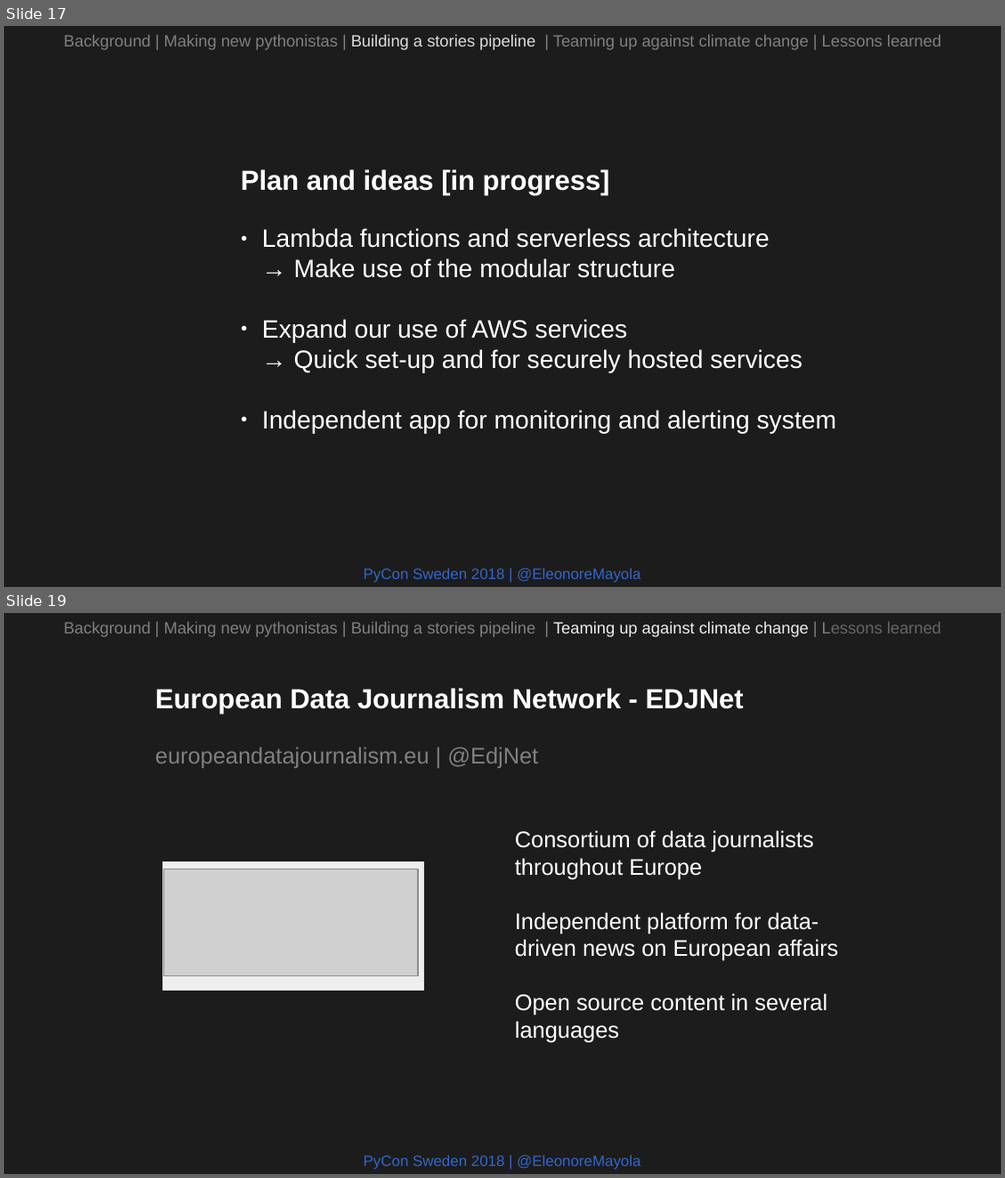
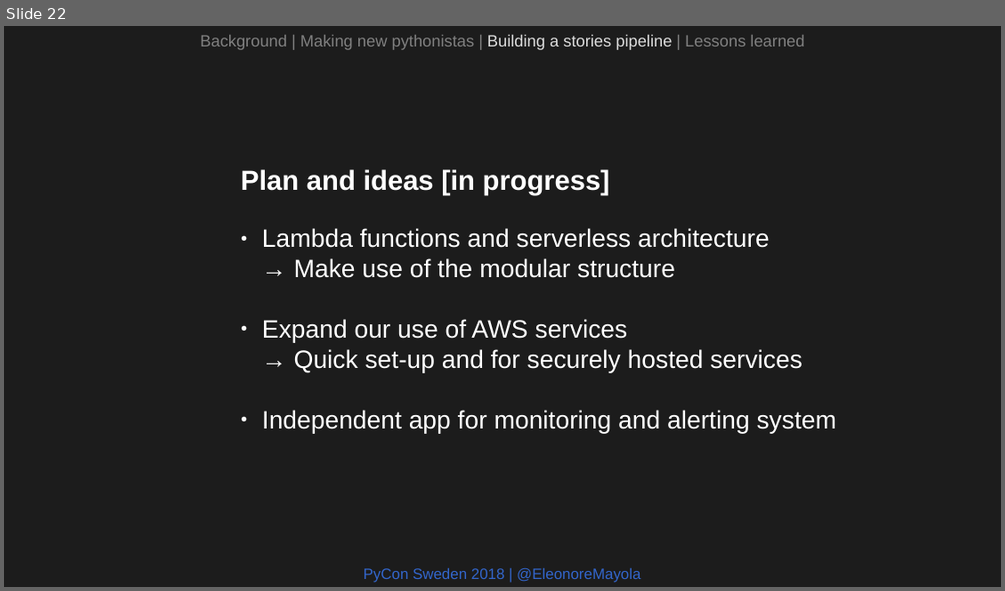
Before and after one commit to Eleonore9/-pyconse18, a slide deck: pyconse2018.odp. Shown one above the other, each under a label of ours: slides 17 and 19 before the commit, slide 22 after it; the slides between them are not shown. The pictures are 1005x1178 and 1005x591 pixels, drawn with LibreOffice and Linux fonts; fonts in the diff are those of the drawing; grey boxes stand for pictures. Boxes give left, top, right and bottom in pixels: in the first picture for what was removed or moved away, otherwise in the second. Text is boxed around its words. In the diff, an @@ line names an element or a change of style, - is before the commit and + after.

```diff
--- a/pyconse2018.odp
+++ b/pyconse2018.odp
@@ slide 19 removed at (4, 613, 1001, 1174), background #1C1C1C @@
@@ text removed at (64, 621, 941, 637) @@
-Background | Making new pythonistas | Building a stories pipeline | Teaming up against climate change | Lessons learned
@@ text removed at (155, 688, 744, 768) @@
-European Data Journalism Network - EDJNet
-europeandatajournalism.eu | @EdjNet
@@ text removed at (515, 830, 839, 1042) @@
-Consortium of data journalists throughout Europe
-Independent platform for data-driven news on European affairs
-Open source content in several languages
@@ rectangle removed at (163, 861, 425, 991) @@
@@ picture removed at (164, 869, 418, 976) @@
@@ text removed at (364, 1154, 640, 1169) @@
-PyCon Sweden 2018 | @EleonoreMayola
@@ what was slide 17 is now slide 22 @@
@@ slide 22 changed as well @@
@@ text at (200, 34, 804, 50): text changed @@
-Background | Making new pythonistas | Building a stories pipeline | Teaming up against climate change | Lessons learned
+Background | Making new pythonistas | Building a stories pipeline | Lessons learned
```
Also in this commit, not shown: 20 other slides changed, 5 slides added, 5 other slides removed, 4 other files.
